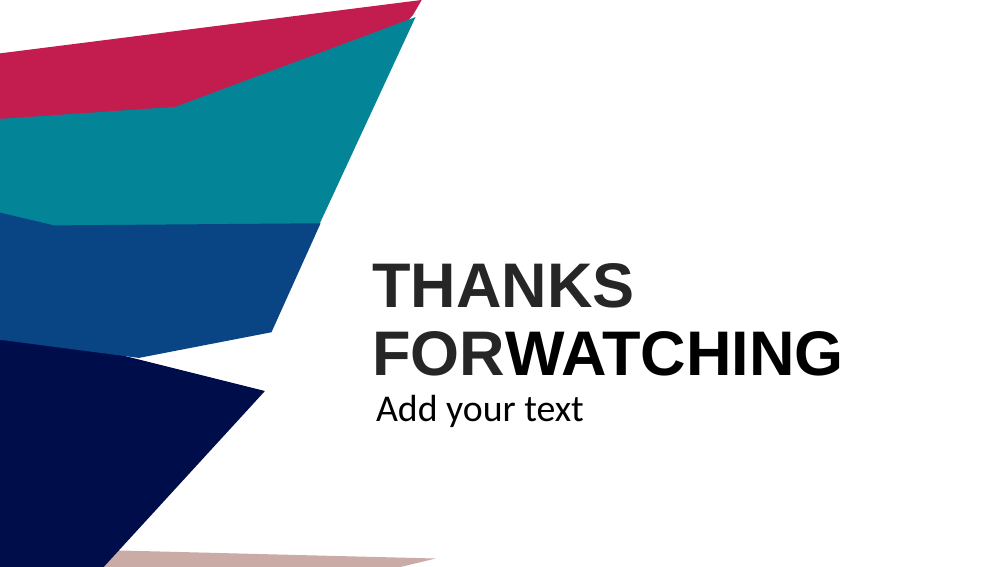
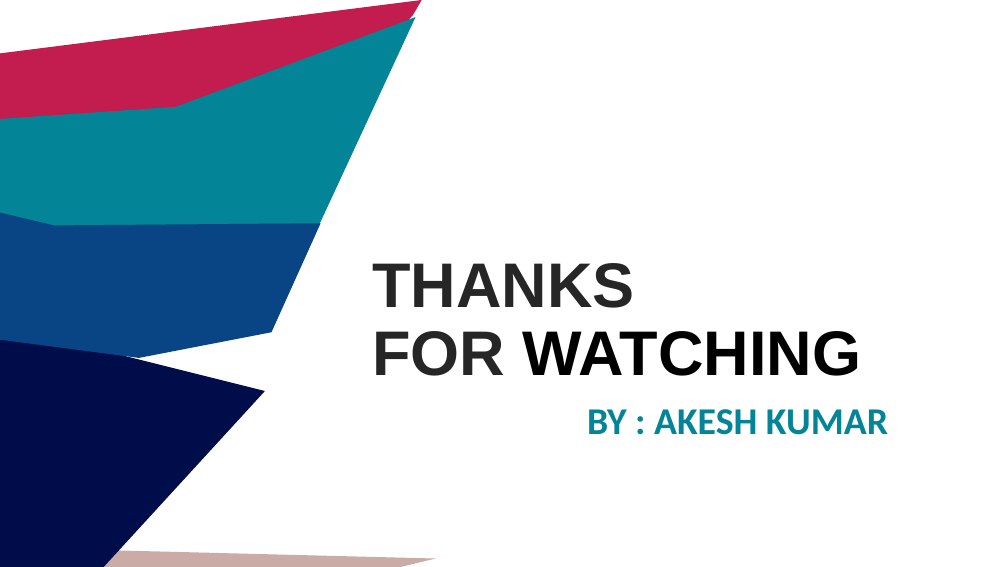
Before and after one commit to akesh-0909/Sales-Analysis-and-forecasting, a slide deck: slide 30 of BUSINESS REPORTS.pptx (slide 42 before the commit). Drawn at 1008x567 pixels with LibreOffice and Linux fonts; fonts in the diff are those of the drawing. Boxes give left, top, right and bottom in pixels: in the first picture for what was removed or moved away, otherwise in the second. Text is boxed around its words. In the diff, an @@ line names an element or a change of style, - is before the commit and + after.

Commit message:
Updated PPT

```diff
--- a/BUSINESS REPORTS.pptx
+++ b/BUSINESS REPORTS.pptx
@@ title at (x1=372, y1=263, x2=861, y2=376): spaces changed @@
-THANKS
-FORWATCHING
+THANKS
+FOR WATCHING
@@ subtitle removed at (x1=376, y1=394, x2=584, y2=427) @@
-Add your text
@@ text added at (x1=587, y1=409, x2=888, y2=435), 36 pt, text #038497, bold @@
+BY : AKESH KUMAR
```
Also in this commit, not shown: 1 other slide changed, 6 slides added, 18 slides removed.
